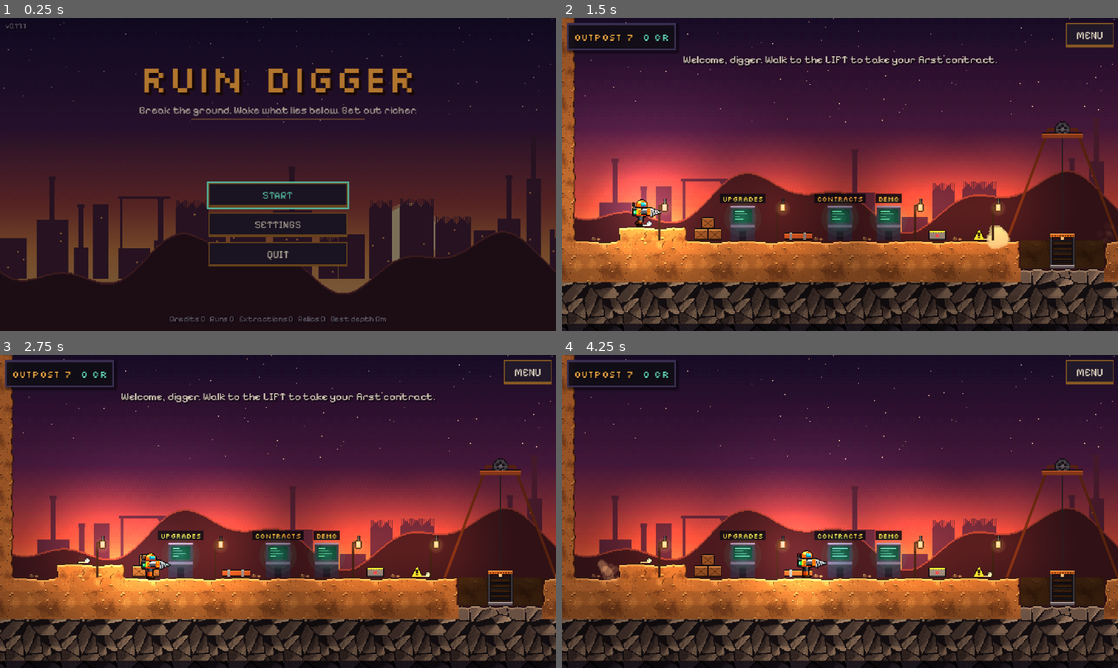
Above: before the commit, frames 1-4 (two rows, left to right).
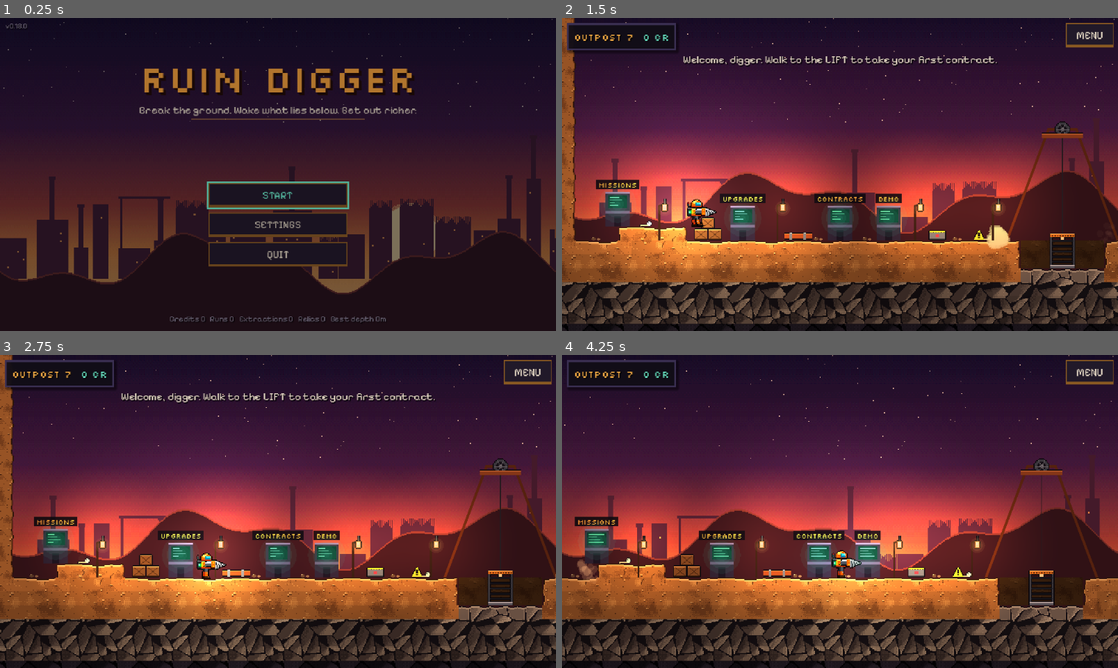
Above: after the commit, the same moments.

Repository: narmanb/ruindigger
Game: Godot game, scene res://src/main.tscn
The game is run twice, just before and just after one commit, with the same random seed, the same clock (stepped at 60 frames per second) and the same inputs.
Inputs (mouse positions are in pixels of both pictures, inside the frame that each line leads up to):
- Up to frame 1 (0.25 s): no input
- Up to frame 2 (1.5 s): click "START" at 0.5 s; tap Enter (ui_accept) at 1.25 s; move the mouse to (962, 158) at 1.27 s; hold D (move_right) from 1.28 s (still down); hold G (gadget) from 1.28 s (still down); click (962, 158) at 1.42 s
- Up to frame 3 (2.75 s): tap Space (jump) at 1.52 s; tap E (interact) at 1.55 s; release D (move_right) at 2 s; release G (gadget) at 2 s; drag from (166, 527) to (250, 574) at 2.02 s
- Up to frame 4 (4.25 s): move the mouse to (895, 442) at 2.77 s; hold D (move_right) 2.78-3.5 s; hold E (interact) 2.78-3.5 s; tap S (aim_down) at 2.85 s; drag from (812, 574) to (673, 464) at 3.52 s

The runs differ from the first frame. In frame 1, less than 0.1% of the frame differs, in the area x 3-5%, y 1-4%; in frame 2, 6.1%; in frame 3, 5.9%; in frame 4, 28%, in the area x 0-100%, y 0-100%.

Commit message:
0.18.0: missions, The Sunken Lake, performance recorder [skip ci]
A MISSIONS terminal at the outpost with fixed maps and their own goals,
unlocked by earlier missions, depth and upgrades. Mission 1 fills a lake
bed from a cavern of trapped water; the lift beside it powers up when
the bed is full enough. Splashing in shallow water everywhere. A
performance recorder (Settings) that writes a pasteable report.

Co-Authored-By: Claude Opus 5.5 <noreply@anthropic.com>
Claude-Session: https://claude.ai/code/session_0138F4YaTEPgDVVqendzF1M8

Diff:
--- a/project.godot
+++ b/project.godot
@@ -7,7 +7,7 @@
 
 config/name="Ruin Digger"
 config/description="Break the ground. Wake what lies below. Get out richer."
-config/version="0.17.1"
+config/version="0.18.0"
 run/main_scene="res://src/main.tscn"
 config/features=PackedStringArray("4.6", "GL Compatibility")
 config/icon="res://icon.svg"
--- a/src/autoload/game.gd
+++ b/src/autoload/game.gd
@@ -115,7 +115,7 @@
 	_busy = false
 
 
-func start_run() -> void:
+func start_run(go: bool = true) -> void:
 	# the two explosive slots: what was bought (plus the main slot's free
 	# units) goes down with you; stock of other types waits at the outpost
 	var slots: Array = Progress.slots.duplicate()
@@ -154,7 +154,8 @@
 		"depth_offset": 0,        # cells already descended in earlier stages
 		"deep_exit": false,
 	}
-	goto("mine")
+	if go:
+		goto("mine")
 
 
 ## Start a mission from the outpost's MISSIONS terminal: a fixed map with its
@@ -164,7 +165,7 @@
 	var m := Balance.mission(id)
 	if m.is_empty() or not Progress.mission_open(id):
 		return false
-	start_run()
+	start_run(false)
 	run["stage"] = "mission"
 	run["mission"] = id
 	run["seed"] = int(m["seed"])
@@ -173,7 +174,8 @@
 	run["no_pressure"] = not bool(m.get("pressure", true))
 	run["mission_fill"] = 0
 	run["orders"] = [{"kind": "mission", "goal": m["goal"], "text": m["goal"], "need": int(round(float(m["target"]) * 100.0)),
-		"have": 0, "done": false, "reward": int(m["reward"])}]
+		"have": 0, "done": false, "reward": int(m["reward"]) / (2 if Progress.mission_done(id) else 1)}]
+	goto("mine")
 	return true
 
 
--- a/src/world/entities.gd
+++ b/src/world/entities.gd
@@ -624,8 +624,8 @@
 		rng.seed = seed_v
 		z_index = -1
 		for c: Vector2i in cells:
-			for k in rng.randi_range(3, 5):
-				tufts.append([c, rng.randf_range(1.0, 15.0), rng.randf_range(3.0, 9.0), rng.randi_range(0, 3), rng.randf()])
+			for k in rng.randi_range(7, 10):
+				tufts.append([c, rng.randf_range(0.0, 16.0), rng.randf_range(5.0, 13.0), rng.randi_range(0, 5), rng.randf()])
 		_t = rng.randf() * 10.0
 
 	func _process(delta: float) -> void:
@@ -651,20 +651,33 @@
 
 	func _draw() -> void:
 		var base := (cells[0] as Vector2i) if not cells.is_empty() else Vector2i.ZERO
+		# a mossy strip over the ground under each living tuft's cell
+		var drawn: Dictionary = {}
 		for tf: Array in tufts:
 			var c: Vector2i = tf[0]
-			var o := Vector2((c.x - base.x) * 16.0 + float(tf[1]) - 8.0, (c.y - base.y) * 16.0 + 8.0)
+			if drawn.has(c):
+				continue
+			drawn[c] = true
+			var o := Vector2((c.x - base.x) * 16.0 - 8.0, (c.y - base.y) * 16.0 + 8.0)
+			draw_rect(Rect2(o + Vector2(0, -1), Vector2(16, 3)), Color("3f7a3a"))
+			draw_rect(Rect2(o + Vector2(0, -1), Vector2(16, 1)), Color("7fc25a"))
+		for tf: Array in tufts:
+			var c: Vector2i = tf[0]
+			var o := Vector2((c.x - base.x) * 16.0 + float(tf[1]) - 8.0, (c.y - base.y) * 16.0 + 7.0)
 			var h: float = tf[2]
 			var sway := sin(_t * 1.6 + float(tf[1]) * 0.7) * (1.0 + h * 0.12)
-			var green := Color("3f6e3a").lerp(Color("6c9b4d"), float(tf[4]))
+			var green := Color("4f8f3e").lerp(Color("9fd96a"), float(tf[4]))
 			match int(tf[3]):
-				0, 1:      # a grass blade
+				0, 1, 2:   # a clump of grass blades
 					draw_line(o, o + Vector2(sway, -h), green, 1.0)
-					draw_line(o + Vector2(1, 0), o + Vector2(1.0 + sway * 0.6, -h * 0.7), green.darkened(0.25), 1.0)
-				2:         # a reed with a seed head
-					var top := o + Vector2(sway * 1.3, -h - 4.0)
-					draw_line(o, top, green.darkened(0.15), 1.0)
-					draw_rect(Rect2(top + Vector2(-1, -2), Vector2(2, 3)), Color("8a7a5c"))
-				3:         # a cushion of moss
-					draw_rect(Rect2(o + Vector2(-2, -2), Vector2(5, 2)), green.darkened(0.3))
-					draw_rect(Rect2(o + Vector2(-1, -3), Vector2(3, 1)), green)
+					draw_line(o + Vector2(1, 0), o + Vector2(1.0 + sway * 0.6, -h * 0.7), green.darkened(0.2), 1.0)
+					draw_line(o + Vector2(-1, 0), o + Vector2(-1.5 + sway * 0.8, -h * 0.55), green.lightened(0.15), 1.0)
+				3:         # a reed with a seed head
+					var top := o + Vector2(sway * 1.3, -h - 5.0)
+					draw_line(o, top, green.darkened(0.1), 1.0)
+					draw_rect(Rect2(top + Vector2(-1, -3), Vector2(2, 4)), Color("a0825a"))
+				4:         # a broad leaf
+					draw_colored_polygon(PackedVector2Array([o, o + Vector2(sway - 3.0, -h * 0.6), o + Vector2(sway, -h * 0.8), o + Vector2(2, 0)]), green)
+				5:         # a cushion of moss
+					draw_rect(Rect2(o + Vector2(-3, -3), Vector2(6, 3)), green.darkened(0.25))
+					draw_rect(Rect2(o + Vector2(-2, -4), Vector2(4, 1)), green.lightened(0.1))
--- a/src/world/outpost.gd
+++ b/src/world/outpost.gd
@@ -127,7 +127,9 @@
 	_terminal(Vector2(13 * C, GROUND * C), "UPGRADES")
 	_terminal(Vector2(20 * C, GROUND * C), "CONTRACTS")
 	_terminal(Vector2(23.5 * C, GROUND * C), "DEMO")
+	_terminal(Vector2(4 * C, (GROUND - 1) * C), "MISSIONS")
 	stations = [
+		{"name": "missions", "x": 4 * C, "label": "MISSIONS"},
 		{"name": "upgrades", "x": 13 * C, "label": "UPGRADE TERMINAL"},
 		{"name": "contracts", "x": 20 * C, "label": "CONTRACT BOARD"},
 		{"name": "demolitions", "x": 23.5 * C, "label": "DEMOLITIONS"},
@@ -137,7 +139,7 @@
 	player = Player.new()
 	player.mine = self
 	player.grid = grid
-	player.position = Vector2(4 * C, (GROUND - 1) * C - Player.HALF.y - 1)
+	player.position = Vector2(8 * C, GROUND * C - Player.HALF.y - 1)
 	add_child(player)
 	player.setup_stats()
 	player.lamp.energy = 0.6
@@ -344,6 +346,8 @@
 			_open_panel(_supply_panel())
 		"demolitions":
 			_open_panel(_demolitions_panel())
+		"missions":
+			_open_panel(_missions_panel())
 		"lift":
 			_open_panel(_launch_panel())
 
@@ -600,6 +604,53 @@
 	return fr[0]
 
 
+var _mission_pick := ""
+
+
+## Missions terminal: fixed maps with their own goal. Free to start, and
+## separate from contracts. A mission opens when the ones before it are done,
+## or when you have gone deep enough or upgraded enough.
+func _missions_panel() -> Control:
+	var fr := _frame("MISSIONS")
+	var v: VBoxContainer = fr[1]
+	if _mission_pick == "" or Balance.mission(_mission_pick).is_empty():
+		_mission_pick = String(Balance.MISSIONS[0]["id"])
+	var row := HBoxContainer.new()
+	row.add_theme_constant_override("separation", 4)
+	v.add_child(row)
+	for m: Dictionary in Balance.MISSIONS:
+		var id: String = m["id"]
+		var mark := "[DONE] " if Progress.mission_done(id) else ("" if Progress.mission_open(id) else "[LOCKED] ")
+		var b := UIKit.button(("> " if id == _mission_pick else "") + mark + String(m["name"]), func() -> void:
+			_mission_pick = id
+			Audio.play("ui_click")
+			_open_panel(_missions_panel()), 200)
+		row.add_child(b)
+	var m: Dictionary = Balance.mission(_mission_pick)
+	v.add_child(UIKit.label(String(m["name"]), 12, UIKit.AMBER, true))
+	var d := UIKit.label(String(m["desc"]), 10, UIKit.TEXT)
+	d.autowrap_mode = TextServer.AUTOWRAP_WORD_SMART
+	d.custom_minimum_size.x = 410
+	v.add_child(d)
+	v.add_child(UIKit.label("GOAL: %s     REWARD: %d CR%s" % [m["goal"], int(m["reward"]), "  (first time)" if not Progress.mission_done(_mission_pick) else "  (done: half on repeats)"], 10, UIKit.TEAL))
+	v.add_child(UIKit.label("Free to start. Your explosives, gadgets and upgrades go with you. Cargo is lost if you die." + ("" if bool(m.get("pressure", true)) else " The mine stays calm here."), 9, UIKit.MUTED))
+	var locks := Progress.mission_locks(_mission_pick)
+	for l: String in locks:
+		v.add_child(UIKit.label("LOCKED: " + l, 10, UIKit.RED))
+	var go := HBoxContainer.new()
+	go.add_theme_constant_override("separation", 8)
+	v.add_child(go)
+	var start := UIKit.button("START MISSION", func() -> void:
+		if Game.start_mission(_mission_pick):
+			Audio.play("lift_ding")
+		else:
+			Audio.play("ui_deny"), 160)
+	start.disabled = not locks.is_empty()
+	go.add_child(start)
+	go.add_child(UIKit.button("CLOSE", _close_panel, 110))
+	return fr[0]
+
+
 func _launch_panel() -> Control:
 	var fr := _frame("LIFT CONTROL")
 	var v: VBoxContainer = fr[1]
--- a/tests/fun_pass.gd
+++ b/tests/fun_pass.gd
@@ -2301,3 +2301,81 @@
 		var d2: Dictionary = LakeGenerator.new().generate(m)
 		t.check(hash((d2["grid"] as TerrainGrid).mat) == hash(g.mat) and hash((d2["grid"] as TerrainGrid).water) == hash(g.water), "%s: the map is the same every time" % m["id"])
 		t.check(ms < 4000, "%s: it builds quickly (%d ms)" % [m["id"], ms])
+
+	# --- the mission, live ---
+	t.section("missions: playing the sunken lake")
+	var saved := Progress.to_dict()
+	Progress.reset()
+	t.check(Progress.mission_open("lake") and not Progress.mission_open("lake2"), "the first mission is open; the second is locked")
+	t.check(Progress.mission_locks("lake2").size() == 2, "the second needs the first done and a depth reached (%s)" % str(Progress.mission_locks("lake2")))
+	await _settle(t)
+	t.check(Game.start_mission("lake"), "a mission starts from the terminal, free")
+	await _settle(t)
+	await t._frames(20)
+	var mine: Node = Game.current
+	t.check(mine.stage == "mission" and mine.data.has("bed") and Game.in_mission(), "it runs on the mission's own map")
+	t.check(mine.relic == null and mine.descent == null, "no relic and no way down to The First Civilization")
+	var eels := 0
+	var others := 0
+	for e in mine.enemies:
+		if e is Eel:
+			eels += 1
+		else:
+			others += 1
+	t.check(eels >= 1 and others == 0, "only the mission's own inhabitants: %d eels, nothing else" % eels)
+	var greens := 0
+	for n in mine.entity_root.get_children():
+		if n is Entities.Greenery:
+			greens += 1
+	t.check(greens >= 4, "there is greenery by the water (%d patches)" % greens)
+	var locked: Entities.Lift = null
+	for l in mine.lifts:
+		if l.locked:
+			locked = l
+	t.check(locked != null and not locked.active, "the lift by the lake bed has no power yet")
+	var pv: float = mine.pressure.value
+	mine.noise(mine.player.global_position, 20.0)
+	await t._frames(120)
+	t.check(is_equal_approx(mine.pressure.value, pv) and is_zero_approx(pv), "the mine stays calm: no pressure in this mission")
+	# wading through the film of water splashes
+	var pl: Player = mine.player
+	var g: TerrainGrid = mine.grid
+	var fc := pl.feet_cell()
+	for x in range(fc.x - 3, fc.x + 4):
+		g.set_water(x, fc.y, 10)
+	var w0 := pl.wade_steps
+	pl.input_override = {"x": 1.0}
+	await t._frames(60)
+	pl.input_override = {"x": -1.0}
+	await t._frames(60)
+	pl.input_override = {}
+	t.check(pl.wade_steps > w0, "walking through shallow water splashes (%d splashing steps)" % (pl.wade_steps - w0))
+	# fill the bed: the goal is met and the lift powers up
+	var bed: Rect2i = mine.data["bed"]
+	for y in range(bed.position.y, bed.end.y):
+		for x in range(bed.position.x, bed.end.x):
+			if not g.is_solid(x, y) and y >= bed.end.y - int(bed.size.y * 0.75):
+				g.set_water(x, y, Balance.WATER_MAX)
+	await t._frames(30)
+	t.check(int(Game.run.get("mission_fill", 0)) >= int(round(float(mine.data["bed_target"]) * 100.0)), "the lake bed is measured as it fills (%d%%)" % int(Game.run.get("mission_fill", 0)))
+	t.check(Game.mission_goal_met() and not locked.locked and locked.active, "filling it to the mark powers up the lift")
+	var cr0 := Progress.credits
+	pl.global_position = locked.global_position + Vector2(0, -14)
+	mine.extract(locked)
+	for k in 300:
+		await t._frames(1)
+		if Game.current_name == "results":
+			break
+	await _settle(t)
+	t.check(Game.last_result.get("mission_won", false) and Progress.mission_done("lake"), "riding it out completes the mission")
+	t.check(Progress.credits >= cr0 + int(Balance.mission("lake")["reward"]), "and pays its reward (+%d CR)" % (Progress.credits - cr0))
+	t.check(Progress.mission_locks("lake2").size() == 1, "completing it opens the way to the next one (depth still needed)")
+	Progress.stats["best_depth"] = 200
+	t.check(Progress.mission_open("lake2"), "with the depth reached, the next mission opens")
+	var d := Progress.to_dict()
+	Progress.reset()
+	Progress.from_dict(d)
+	t.check(Progress.mission_done("lake"), "completed missions are saved")
+	Progress.from_dict(saved)
+	Game.goto("title", true)
+	await _settle(t)
--- a/tests/shot.gd
+++ b/tests/shot.gd
@@ -27,7 +27,9 @@
 		for k: String in Progress.slots:
 			if k != "":
 				Progress.explosives[k] = 3
-	if screen == "mine":
+	if screen == "mission":
+		Game.start_mission.call_deferred(String(args.get("mission", "lake")))
+	elif screen == "mine":
 		Game.contract = Game.contract_offers[0]
 		Game.contract["seed"] = int(args.get("seed", "7"))
 		Game.start_run.call_deferred()
@@ -121,6 +123,22 @@
 				kn.queue_redraw()
 		if args.has("flier"):
 			mine.spawn_flier(pcell + Vector2i(int(args["flier"]), -3)).set_physics_process(false)
+	# at_green=N: stand by the Nth greenery patch; at_bed=1: on the lift ledge
+	if frame == 20 and mine and mine.get("player") != null and (args.has("at_green") or args.has("at_bed")):
+		var spot := Vector2.ZERO
+		if args.has("at_bed"):
+			spot = mine.grid.cell_center(mine.data["mission_lift"]) + Vector2(-4, 0)
+		else:
+			var k := 0
+			for e in mine.data.get("entities", []):
+				if e["type"] == "greenery":
+					if k == int(args["at_green"]):
+						spot = mine.grid.cell_center(e["cell"])
+					k += 1
+		if spot != Vector2.ZERO:
+			mine.player.global_position = spot + (Vector2(-20, 0) if args.has("at_green") else Vector2.ZERO)
+			mine.camera.global_position = mine.player.global_position
+			mine.camera.reset_smoothing()
 	if frame == 20 and mine and mine.get("player") != null and args.has("teleport"):
 		var p: PackedStringArray = args["teleport"].split(",")
 		mine.player.global_position = Vector2(float(p[0]) * 16 + 8, float(p[1]) * 16)
Not shown, changed: export_presets.cfg
Not shown, changed: CHANGELOG.md
Not shown, changed: docs/HANDOFF.md
